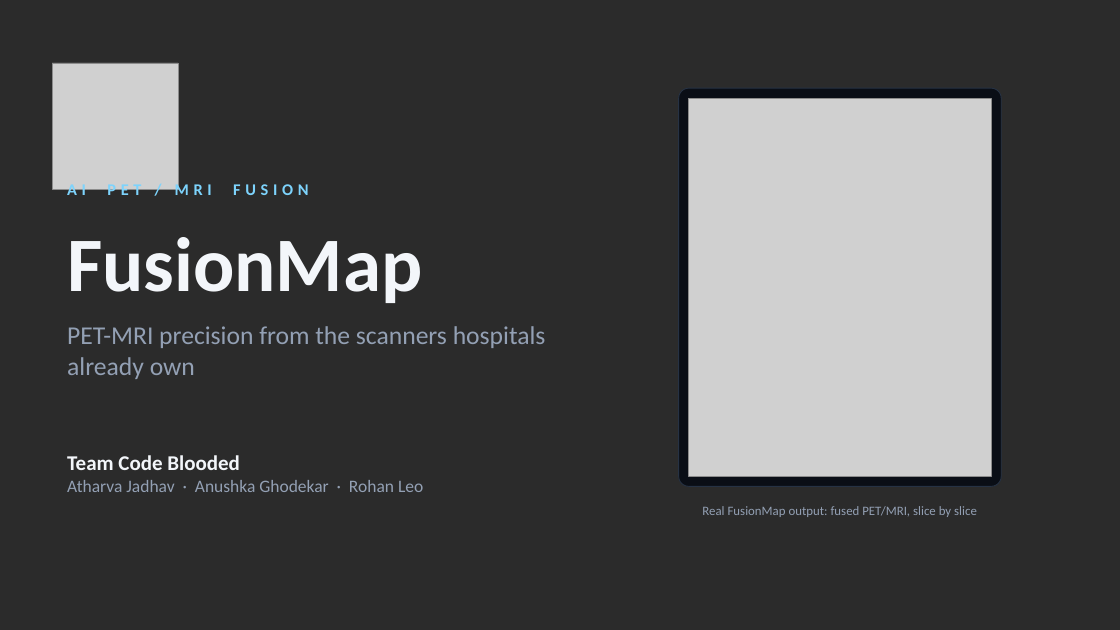
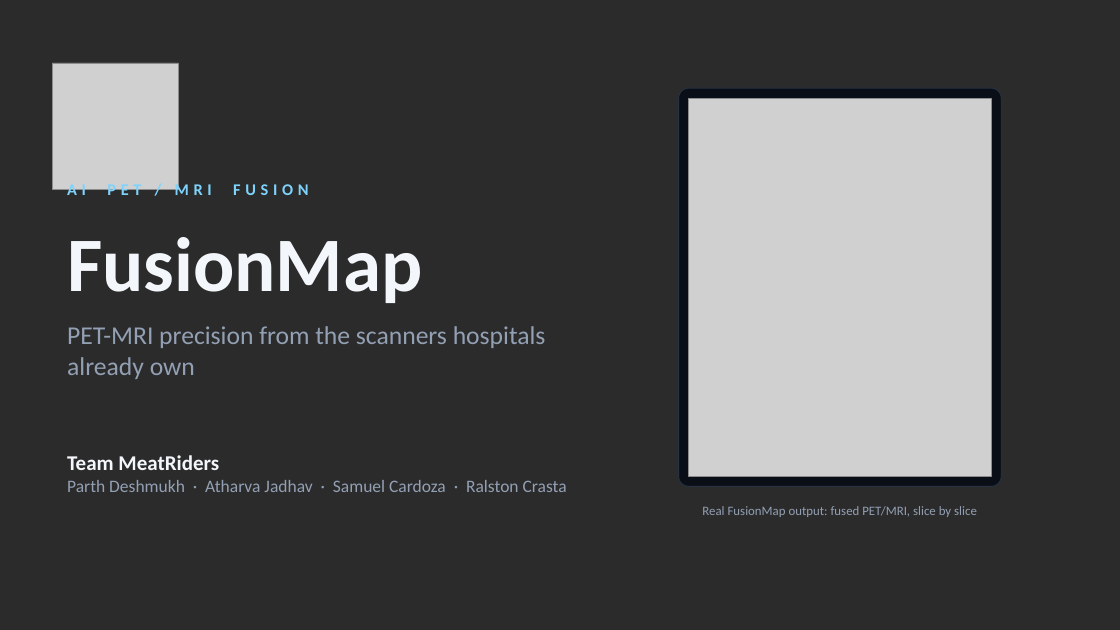
Before and after one commit to dev-parthdeshmukh/fusiontech, a slide deck: slide 1 of presentation/FusionMap_Pitch.pptx. Drawn at 1120x630 pixels with LibreOffice and Linux fonts; fonts in the diff are those of the drawing; grey boxes stand for pictures; background and template pictures are left out; a plain dark background stands for a picture behind light text. Boxes give left, top, right and bottom in pixels: in the first picture for what was removed or moved away, otherwise in the second. Text is boxed around its words. In the diff, an @@ line names an element or a change of style, - is before the commit and + after.

```diff
--- a/presentation/FusionMap_Pitch.pptx
+++ b/presentation/FusionMap_Pitch.pptx
@@ text at (x1=67, y1=455, x2=567, y2=492): text changed @@
-Team Code Blooded
-Atharva Jadhav · Anushka Ghodekar · Rohan Leo
+Team MeatRiders
+Parth Deshmukh · Atharva Jadhav · Samuel Cardoza · Ralston Crasta
```
Also in this commit, not shown: 15 other slides changed, 9 other files.
